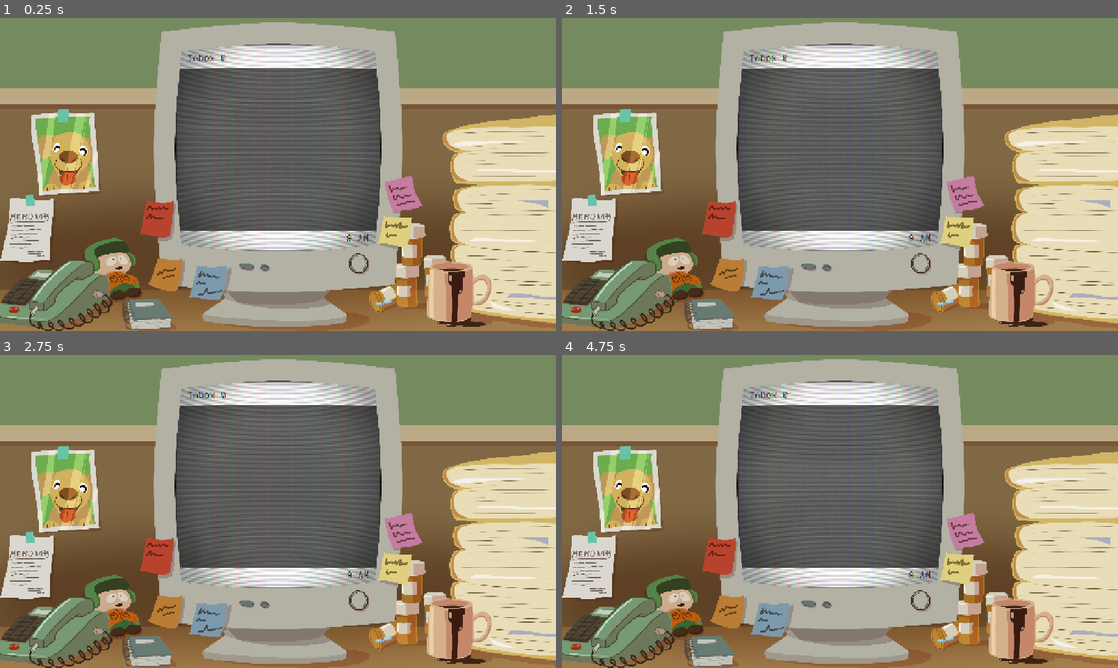
Above: before the commit, frames 1-4 (two rows, left to right).
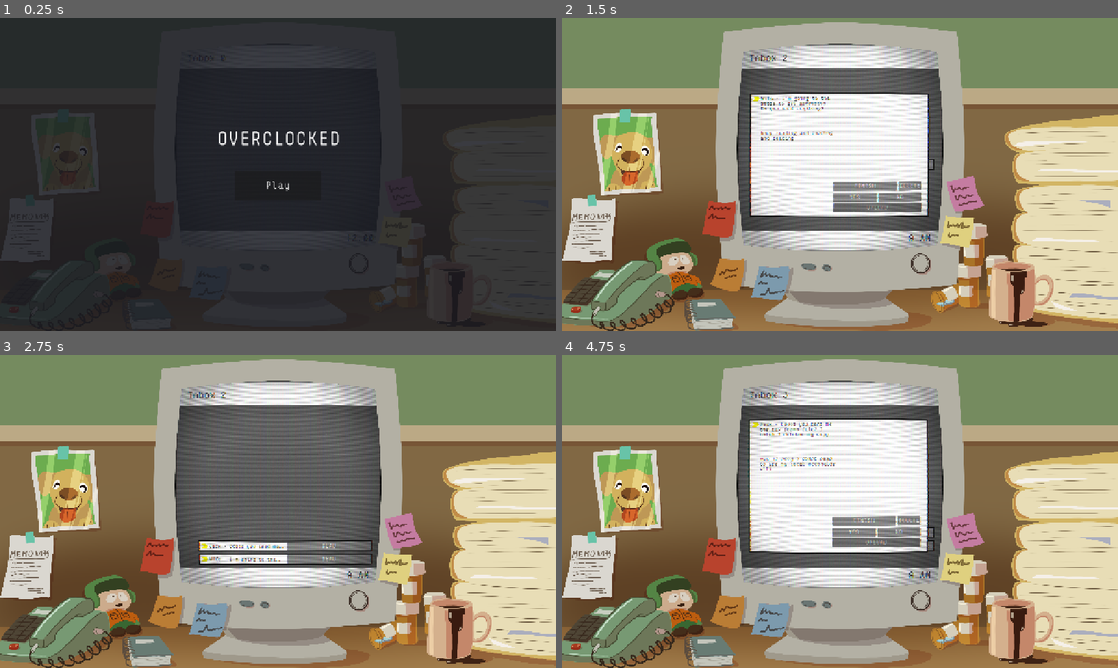
Above: after the commit, the same moments.

Repository: BradBenJoya/GMTK2026
Game: Godot game, scene res://Scenes/main.tscn
The game is run twice, just before and just after one commit, with the same random seed, the same clock (stepped at 60 frames per second) and the same inputs.
Inputs (mouse positions are in pixels of both pictures, inside the frame that each line leads up to):
- Up to frame 1 (0.25 s): no input
- Up to frame 2 (1.5 s): click (840, 187) at 0.5 s, where only the run after the commit has a clickable "Play"; click (890, 221) at 1.25 s, where only the run after the commit has a clickable "READ"
- Up to frame 3 (2.75 s): click (300, 520) at 2 s, where only the run after the commit has a clickable "FINISH"
- Up to frame 4 (4.75 s): click (890, 558) at 2.75 s, where only the run after the commit has a clickable "READ"; click (856, 533) at 3.5 s, where only the run after the commit has a clickable "YES"; click (890, 558) at 4.25 s, where only the run after the commit has a clickable "READ"

The runs differ from the first frame. In frame 1, 100% of the frame differs, in the area x 0-100%, y 0-100%; in frame 2, 12%; in frame 3, 2.2%; in frame 4, 14%.
Error before the commit: Parse Error: Variable "minimum_speed" has the same name as a previously declared variable. (res://Scripts/Manager/manager.gd:9)

Commit message:
fixed merge bugs

Diff:
--- a/Scenes/email.tscn
+++ b/Scenes/email.tscn
@@ -14,18 +14,21 @@
 default_font = ExtResource("3_6xuhd")
 default_font_size = 26
 
-[node name="Email" type="Control" unique_id=1747348247 node_paths=PackedStringArray("flavor_text", "upload_button", "upload_bar", "base_read_button", "flavor_text_controller", "all")]
+[node name="Email" type="Control" unique_id=1747348247 node_paths=PackedStringArray("flavor_text", "collapsed_email_text", "upload_button", "upload_bar", "base_read_button", "flavor_text_controller", "decision_stuff", "email_stuff", "upload_stuff", "all")]
 layout_mode = 3
 anchors_preset = 0
 scale = Vector2(1.5, 1.5)
 script = ExtResource("1_hkori")
 flavor_text = NodePath("DecorationArrow/FlavorText")
 collapsed_email_text = NodePath("ExpandedEmailText")
-upload_button = NodePath("Buttons/UploadEmail/Upload")
-upload_bar = NodePath("Buttons/UploadEmail/UploadProgress")
+upload_button = NodePath("Buttons/Upload/Upload")
+upload_bar = NodePath("Buttons/Upload/UploadProgress")
 base_read_button = NodePath("Read")
 flavor_text_controller = NodePath("FlavorTextController")
 type = "Normal"
+decision_stuff = NodePath("Buttons/Decisions")
+email_stuff = NodePath("Buttons/EmailStuff")
+upload_stuff = NodePath("Buttons/Upload")
 all = NodePath("Buttons")
 
 [node name="EmailBubble" type="NinePatchRect" parent="." unique_id=1209836565]
@@ -54,6 +57,20 @@
 offset_top = -8.666667
 offset_right = 376.0
 offset_bottom = 21.333332
+text = "Boss - Get to work!"
+label_settings = SubResource("LabelSettings_hkori")
+autowrap_mode = 3
+clip_text = true
+text_overrun_behavior = 5
+
+[node name="ExpandedEmailText" type="Label" parent="." unique_id=1665825712]
+custom_minimum_size = Vector2(350, 400)
+custom_maximum_size = Vector2(350, 400)
+layout_mode = 0
+offset_left = -350.6667
+offset_top = 144.66667
+offset_right = -0.666687
+offset_bottom = 544.6667
 text = "Boss - Get to work!"
 label_settings = SubResource("LabelSettings_hkori")
 autowrap_mode = 3
@@ -154,14 +171,6 @@
 theme = SubResource("Theme_6xuhd")
 show_percentage = false
 
-[node name="ExpandedEmailText" type="Label" parent="." unique_id=1724158659]
-visible = false
-offset_left = -553.0
-offset_top = 62.0
-offset_right = 195.0
-offset_bottom = 85.0
-theme_override_colors/font_color = Color(0, 0, 0, 1)
-text = "If i dont get the report by today i will personally black list you from all of the companies on earth!"
 [node name="Read" type="Button" parent="." unique_id=685986502]
 layout_mode = 0
 offset_left = 8.0
--- a/Scenes/main.tscn
+++ b/Scenes/main.tscn
@@ -2,6 +2,7 @@
 
 [ext_resource type="Script" uid="uid://edk5gupnbidp" path="res://Scripts/main.gd" id="1_bo1nx"]
 [ext_resource type="PackedScene" uid="uid://bs2gvfj1541lm" path="res://Scenes/manager.tscn" id="1_jjgbg"]
+[ext_resource type="PackedScene" uid="uid://pcq8rppqacnt" path="res://Scenes/main_menu.tscn" id="2_6bp64"]
 [ext_resource type="Script" uid="uid://chc3tjbnn10ur" path="res://Scripts/global.gd" id="2_jjvhh"]
 [ext_resource type="Shader" uid="uid://d33krf4ystq50" path="res://Shaders/crt.gdshader" id="2_kry3j"]
 [ext_resource type="FontFile" uid="uid://doe2y2s8d1bw7" path="res://Fonts/Monofrik Demo.ttf" id="4_21xkr"]
@@ -39,6 +40,7 @@
 
 [node name="Main" type="Node2D" unique_id=1107406334 node_paths=PackedStringArray("counter", "time")]
 script = ExtResource("1_bo1nx")
+main_menu = ExtResource("2_6bp64")
 counter = NodePath("Monitor/SubViewport/Manager/TopBar/Score")
 time = NodePath("Monitor/SubViewport/Manager/BottomBar/Time")
 
--- a/Scenes/main_menu.tscn
+++ b/Scenes/main_menu.tscn
@@ -1,22 +1,51 @@
 [gd_scene format=3 uid="uid://pcq8rppqacnt"]
 
 [ext_resource type="Script" uid="uid://chs8m5gsmqpb8" path="res://Scripts/Main Menu/main_menu_play_button.gd" id="1_28flt"]
+[ext_resource type="FontFile" uid="uid://doe2y2s8d1bw7" path="res://Fonts/Monofrik Demo.ttf" id="1_48xlc"]
+
+[sub_resource type="LabelSettings" id="LabelSettings_28flt"]
+font = ExtResource("1_48xlc")
+font_size = 64
+
+[sub_resource type="Theme" id="Theme_1ehe0"]
+default_font = ExtResource("1_48xlc")
+default_font_size = 34
 
 [node name="MainMenu" type="Node2D" unique_id=371072770]
+process_mode = 3
+z_index = 4096
+scale = Vector2(2, 2)
+
+[node name="ColorRect" type="ColorRect" parent="." unique_id=825915157]
+anchors_preset = 15
+anchor_right = 1.0
+anchor_bottom = 1.0
+offset_left = -640.0
+offset_top = -360.0
+offset_right = 640.0
+offset_bottom = 360.0
+grow_horizontal = 2
+grow_vertical = 2
+scale = Vector2(2, 2)
+pivot_offset = Vector2(640, 360)
+color = Color(0.091, 0.09944999, 0.13, 0.84313726)
 
 [node name="TempTitle" type="Label" parent="." unique_id=1466241262]
-offset_left = -191.0
-offset_top = -376.0
-offset_right = 190.0
-offset_bottom = -146.0
+offset_left = -210.0
+offset_top = -233.5
+offset_right = 215.0
+offset_bottom = -3.5
 theme_override_font_sizes/font_size = 64
-text = "Overclocked"
+text = "OVERCLOCKED"
+label_settings = SubResource("LabelSettings_28flt")
 horizontal_alignment = 1
+vertical_alignment = 1
 
 [node name="TempPlayButton" type="Button" parent="." unique_id=1451293721]
 offset_left = -150.0
-offset_top = -50.0
+offset_top = -11.0
 offset_right = 150.0
-offset_bottom = 50.0
+offset_bottom = 89.0
+theme = SubResource("Theme_1ehe0")
 text = "Play"
 script = ExtResource("1_28flt")
--- a/Scenes/manager.tscn
+++ b/Scenes/manager.tscn
@@ -6,3 +6,4 @@
 [node name="Manager" type="Node2D" unique_id=1747145403]
 script = ExtResource("1_453op")
 minimum_speed = 0.5
+email_scene = ExtResource("2_wtnv7")
--- a/Scripts/Email/email.gd
+++ b/Scripts/Email/email.gd
@@ -36,6 +36,7 @@
 func _ready():
 	base_scale = scale
 	all.visible = false
+	collapsed_email_text.visible = false
 
 	var random : float = randf_range(1, 100)
 	if random < 70:
@@ -43,13 +44,9 @@
 		#modulate = Color.WHITE
 		flavor_text.text = flavor_text_controller.read_text.pick_random().replace("\\n", "\n") # .replace fixes the line breaks
 
-		read.visible = true
-
 		# start Psuedo Pakman
 		# Im assuming normal means read
-		collapsed_email_text.text = flavor_text_controller.expanded_read_text[
-			randi_range(0, flavor_text_controller.expanded_read_text.size() - 1)
-		]
+		collapsed_email_text.text = flavor_text_controller.expanded_read_text.pick_random().replace("\\n", "\n")
 		# end Psuedo Pakman
 
 	else:
@@ -60,12 +57,8 @@
 			#modulate = Color.LIGHT_GREEN
 			flavor_text.text = flavor_text_controller.decision_good_text.pick_random().replace("\\n", "\n") # .replace fixes the line breaks
 
-			decision.visible = true
-
-			# start Psuedo Pakman
-			collapsed_email_text.text = flavor_text_controller.expanded_decision_good_text[
-				randi_range(0, flavor_text_controller.expanded_read_text.size() - 1)
-			]
+			# start Psuedo Pakman
+			collapsed_email_text.text = flavor_text_controller.expanded_decision_good_text.pick_random().replace("\\n", "\n")
 			# end Psuedo Pakman
 
 		elif special_random == 2:
@@ -73,12 +66,8 @@
 			#modulate = Color.LIGHT_CORAL
 			flavor_text.text = flavor_text_controller.decision_bad_text.pick_random().replace("\\n", "\n") # .replace fixes the line breaks
 
-			decision.visible = true
-
-			# start Psuedo Pakman
-			collapsed_email_text.text = flavor_text_controller.expanded_decision_bad_text[
-				randi_range(0, flavor_text_controller.expanded_read_text.size() - 1)
-			]
+			# start Psuedo Pakman
+			collapsed_email_text.text = flavor_text_controller.expanded_decision_bad_text.pick_random().replace("\\n", "\n")
 			# end Psuedo Pakman
 
 		elif special_random == 3:
@@ -86,12 +75,8 @@
 			#modulate = Color.LIGHT_SALMON
 			flavor_text.text = flavor_text_controller.spam_text.pick_random().replace("\\n", "\n") # .replace fixes the line breaks
 
-			spam.visible = true
-
-			# start Psuedo Pakman
-			collapsed_email_text.text = flavor_text_controller.expanded_spam_text[
-				randi_range(0, flavor_text_controller.expanded_read_text.size() - 1)
-			]
+			# start Psuedo Pakman
+			collapsed_email_text.text = flavor_text_controller.expanded_spam_text.pick_random().replace("\\n", "\n")
 			# end Psuedo Pakman
 
 		elif special_random == 4:
@@ -99,12 +84,8 @@
 			#modulate = Color.LIGHT_SKY_BLUE
 			flavor_text.text = flavor_text_controller.upload_text.pick_random().replace("\\n", "\n") # .replace fixes the line breaks
 
-			upload.visible = true
-
-			# start Psuedo Pakman
-			collapsed_email_text.text = flavor_text_controller.expanded_upload_text[
-				randi_range(0, flavor_text_controller.expanded_upload_text.size() - 1)
-			]
+			# start Psuedo Pakman
+			collapsed_email_text.text = flavor_text_controller.expanded_upload_text.pick_random().replace("\\n", "\n")
 			# end Psuedo Pakman
 
 
@@ -121,11 +102,12 @@
 			scale += (base_scale - scale) / 5
 
 func delete_email(input : String): # delete email after doing little animation
+	collapsed_email_text.visible = false
 	all.visible = false
 	Global.email_open = false # used to tell other emails to work again
 	open = false
 
-	var scale_box_tween = create_tween().tween_property(self.get_node("EmailBubble"), "size", Vector2(800, 50), 0.2) # make box fit screen
+	var scale_box_tween = create_tween().tween_property(self.get_node("EmailBubble"), "size", Vector2(800, 50), 0.1) # make box fit screen
 	var scale_text_tween = create_tween().tween_property(flavor_text, "size", Vector2(350, 24), 0.2) # make text fit screen
 	var change_text_tween = create_tween().tween_property(flavor_text, "custom_maximum_size", Vector2(350, 30), 0.2) # stop ellipses from appearing
 	var move_buttons_tween = create_tween().tween_property(self.get_node("Buttons"), "position", Vector2(0, 0), 0.2) # move buttons to original place
@@ -180,6 +162,7 @@
 	open = true
 	base_read_button.visible = false # hide the regular read button used to open the email
 	all.visible = true # show the correct buttons for the email type, hidden earlier in the script
+	collapsed_email_text.visible = true
 
 	var scale_box_tween = create_tween().tween_property(self.get_node("EmailBubble"), "size", Vector2(800, 600), 0.2) # make box fit screen
 	var scale_text_tween = create_tween().tween_property(flavor_text, "size", Vector2(350, 400), 0.2) # make text fit screen
--- a/Scripts/Manager/manager.gd
+++ b/Scripts/Manager/manager.gd
@@ -1,9 +1,5 @@
 # start ByDesign
 extends Node2D
-
-@export_group("Email Speed")
-@export var minimum_speed : float = 0.1
-@export var maximum_speed : float = 2.0
 
 @export_group("Email Speed")
 @export var minimum_speed : float = 0.1
@@ -14,9 +10,6 @@
 # end Psuedo Pakman
 
 var emails : Array = []
-
-func _ready():
-	create_emails()
 
 func create_emails():
 	for i in 50:
--- a/Scripts/main.gd
+++ b/Scripts/main.gd
@@ -8,7 +8,8 @@
 
 enum GameState {
 	MAIN_MENU,
-	GAME
+	GAME,
+	PAUSE_MENU # add this later
 }
 
 var game_state: GameState = GameState.MAIN_MENU:
@@ -63,11 +64,14 @@
 			add_child(current_scene_instance)
 			var play_button = current_scene_instance.get_node("TempPlayButton")
 			play_button.play_pressed.connect(_on_play_pressed)
+			get_tree().paused = true
 		GameState.GAME:
-			current_scene_instance = monitor.instantiate()
-			add_child(current_scene_instance)
+			get_tree().paused = false
+		GameState.PAUSE_MENU:
+			get_tree().paused = true
 
 func _on_play_pressed() -> void:
 	game_state = GameState.GAME
+	Global.manager.create_emails()
 # end Psuedo Pakman
 # end ByDesign
